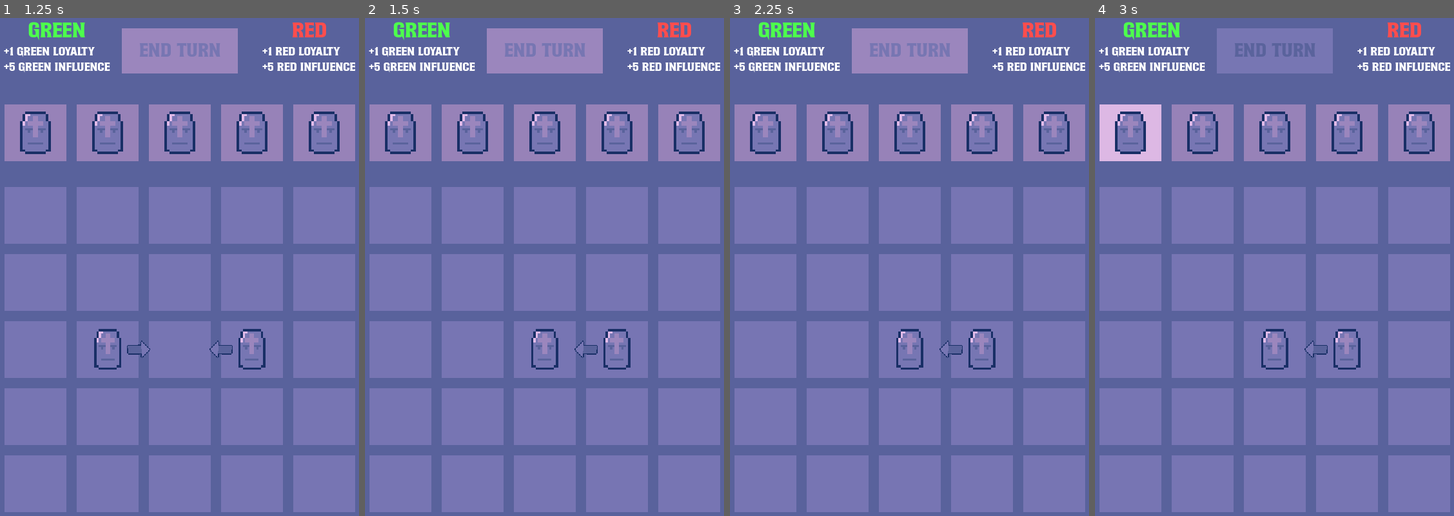
Above: before the commit, frames 1-4 (left to right).
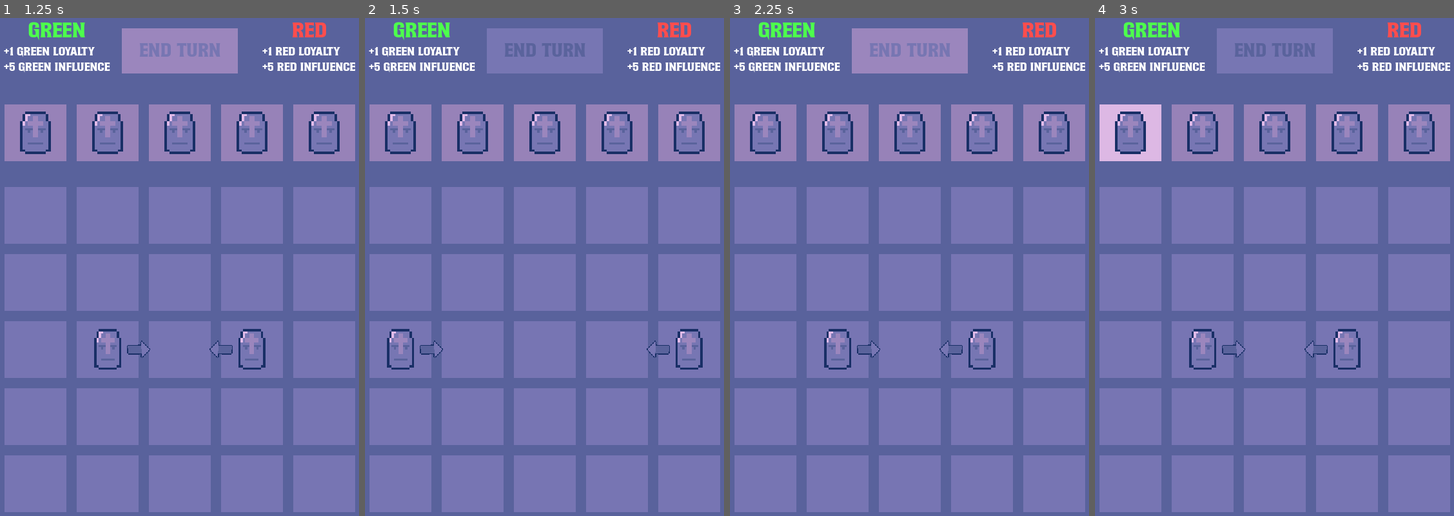
Above: after the commit, the same moments.

Repository: frostblooded/influencer
Game: Godot game, scene res://scenes/game.tscn
Two runs of this game, one before a commit and one after it. Both use one fixed random seed, a clock stepped at 60 frames per second and the inputs below.
Inputs (mouse positions are in pixels of both pictures, inside the frame that each line leads up to):
- Up to frame 1 (1.25 s): click "End turn" at 0.5 s
- Up to frame 2 (1.5 s): click "End turn" at 1.25 s
- Up to frame 3 (2.25 s): click "End turn" at 2 s
- Up to frame 4 (3 s): tap Enter at 2.75 s; move the mouse to (1130, 132) at 2.77 s

Frame 1 is identical in both runs. In frame 2, 4.4% of the frame differs, in the area x 6-95%, y 2-71%; in frame 3, 0.7%; in frame 4, 0.7%.

Commit message:
Let units kill each other and win

Diff:
--- a/scripts/autoloads/event_bus.gd
+++ b/scripts/autoloads/event_bus.gd
@@ -1,3 +1,4 @@
 extends Node
 
 signal on_end_turn_button_pressed
+signal performed_actions
--- a/scripts/autoloads/helpers.gd
+++ b/scripts/autoloads/helpers.gd
@@ -8,3 +8,7 @@
 # but I wanted to have a counterpart to safe_connect().
 static func safe_disconnect(sig: Signal, callable: Callable) -> void:
     sig.disconnect(callable)
+
+static func safe_reload_current_scene(tree: SceneTree) -> void:
+    var result: int = tree.reload_current_scene()
+    assert(result == OK)
--- a/scripts/level_manager.gd
+++ b/scripts/level_manager.gd
@@ -2,12 +2,25 @@
 extends StateMachine
 
 func _enter_tree() -> void:
-    Helpers.safe_connect(EventBus.on_end_turn_button_pressed, on_end_turn_button_pressed)
+    Helpers.safe_connect(EventBus.performed_actions, on_performed_actions)
 
-func update_unit_moves() -> void:
-    for unit_node: Node in get_tree().get_nodes_in_group("units"):
+func on_performed_actions() -> void:
+    var unit_nodes: Array[Node] = get_tree().get_nodes_in_group("units")
+    var green_count: int = 0
+    var red_count: int = 0
+
+    for unit_node: Node in unit_nodes:
         var unit: Unit = unit_node as Unit
-        unit.update_actions()
 
-func on_end_turn_button_pressed() -> void:
-    print("End turn")
+        if unit.faction == Enums.Faction.Green:
+            green_count += 1
+
+        if unit.faction == Enums.Faction.Red:
+            red_count += 1
+
+    if green_count == 0:
+        print("Green won!")
+        Helpers.safe_reload_current_scene(get_tree())
+    elif red_count == 0:
+        print("Red won!")
+        Helpers.safe_reload_current_scene(get_tree())
--- a/scripts/state_machine/green_turn_state.gd
+++ b/scripts/state_machine/green_turn_state.gd
@@ -5,13 +5,16 @@
     print("Enter green state")
 
 func state_process(_delta: float, _parent: Node) -> void:
+    if !is_inside_tree():
+        return
+
     for unit_node: Node in get_tree().get_nodes_in_group("units"):
         var unit: Unit = unit_node as Unit
 
         if unit.faction == Enums.Faction.Green:
-            unit.update_actions()
             unit.perform_action()
 
+    EventBus.performed_actions.emit()
     transitioned.emit(self, "RedTurnState")
 
 func exit(_parent: Node) -> void:
--- a/scripts/state_machine/player_turn_state.gd
+++ b/scripts/state_machine/player_turn_state.gd
@@ -2,6 +2,9 @@
 extends State
 
 func enter(_parent: Node) -> void:
+    if !is_inside_tree():
+        return
+
     print("Start player turn")
     Helpers.safe_connect(EventBus.on_end_turn_button_pressed, on_end_turn_button_pressed)
 
--- a/scripts/state_machine/red_turn_state.gd
+++ b/scripts/state_machine/red_turn_state.gd
@@ -5,13 +5,16 @@
     print("Enter red state")
 
 func state_process(_delta: float, _parent: Node) -> void:
+    if !is_inside_tree():
+        return
+
     for unit_node: Node in get_tree().get_nodes_in_group("units"):
         var unit: Unit = unit_node as Unit
 
         if unit.faction == Enums.Faction.Red:
-            unit.update_actions()
             unit.perform_action()
 
+    EventBus.performed_actions.emit()
     transitioned.emit(self, "PlayerTurnState")
 
 func exit(_parent: Node) -> void:
--- a/scripts/unit.gd
+++ b/scripts/unit.gd
@@ -54,7 +54,7 @@
         if !closest_grid_enemy or grid_enemy.distance < closest_grid_enemy.distance:
             closest_grid_enemy = grid_enemy
 
-    if closest_grid_enemy and closest_grid_enemy.distance > 1:
+    if closest_grid_enemy:
         planned_action = Action.Move
         planned_action_direction = closest_grid_enemy.direction
 
@@ -105,15 +105,21 @@
     match planned_action:
         Action.Move:
             perform_move()
-        _:
-            push_error("Unit can't perform unknown action ", planned_action)
 
 func perform_move() -> void:
-    var move_goal_cell: Cell = cell.get_neighbor_cell_from_direction(planned_action_direction)
+    var other_cell: GridCell = cell.get_neighbor_cell_from_direction(planned_action_direction) as GridCell
 
-    if move_goal_cell.peek_container() != null:
-        return
+    var other_cell_containee: PlaceableObject = other_cell.peek_container()
+
+    if other_cell_containee != null:
+        var other_cell_unit: Unit = other_cell_containee as Unit
+        if other_cell_unit == null:
+            return
+
+        other_cell_unit.queue_free()
+        other_cell.empty_container()
+        other_cell.reset_action_sprite_2d()
 
     cell.reset_action_sprite_2d()
     cell.empty_container()
-    move_goal_cell.add_to_container(self)
+    other_cell.add_to_container(self)
